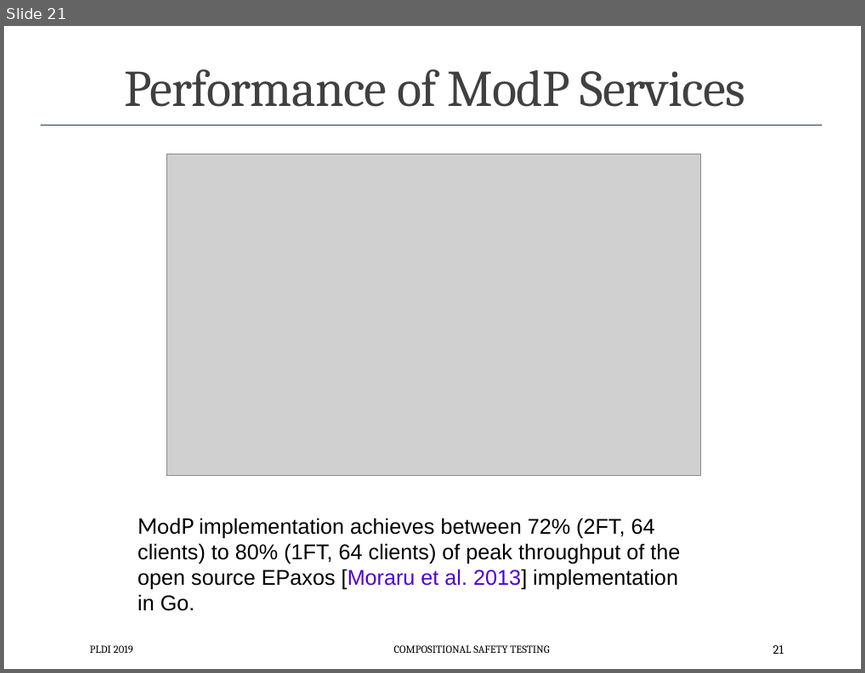
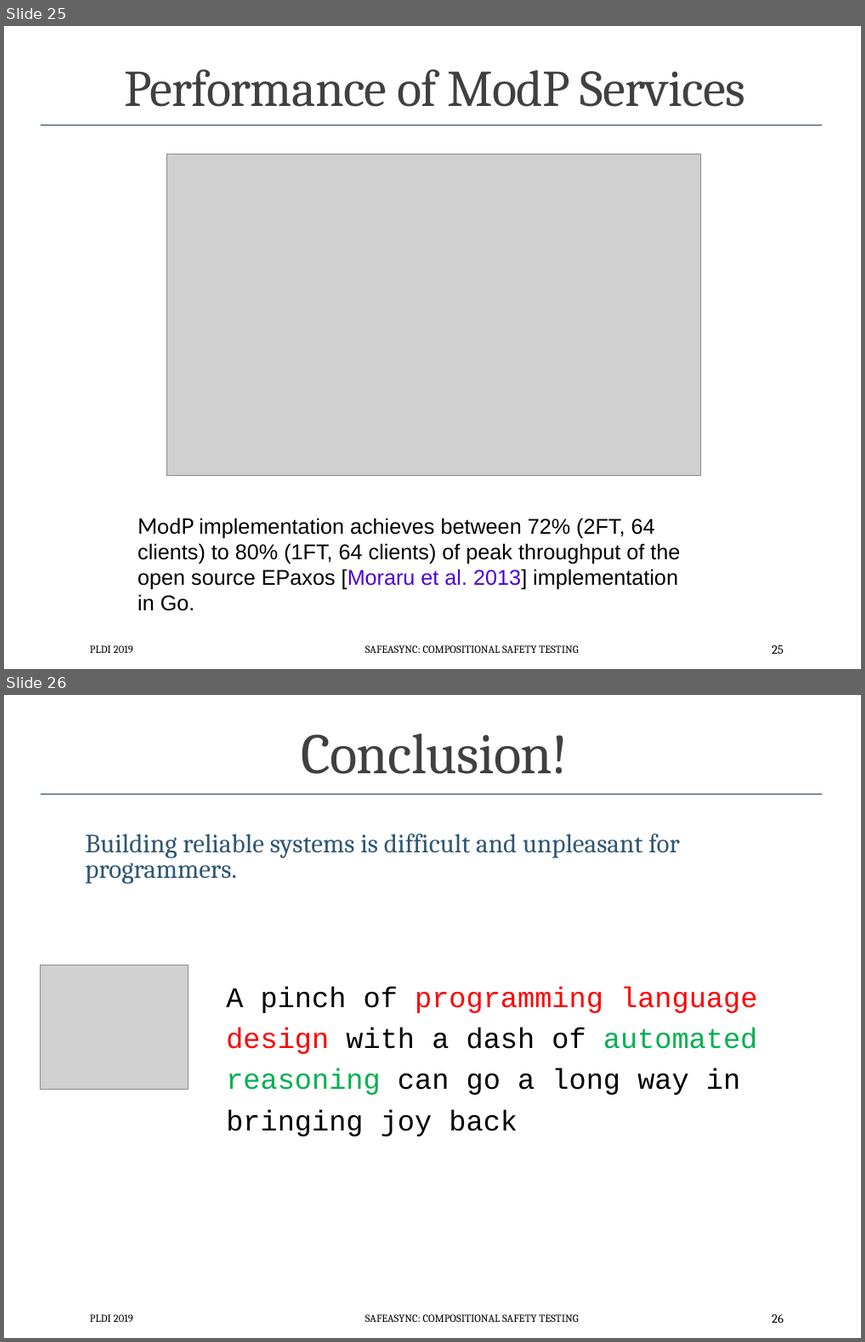
Before and after one commit to p-org/plditutorial, a slide deck: Presentations/CompositionalSafetyTesting.pptx. Shown one above the other, each under a label of ours: slide 21 before the commit, slides 25 and 26 after it. The pictures are 865x673 and 865x1342 pixels, drawn with LibreOffice and Linux fonts; fonts in the diff are those of the drawing; grey boxes stand for pictures. Boxes give left, top, right and bottom in pixels: in the first picture for what was removed or moved away, otherwise in the second. Text is boxed around its words. In the diff, an @@ line names an element or a change of style, - is before the commit and + after.

Commit message:
fixed the CompositionalSafetyTesting

```diff
--- a/Presentations/CompositionalSafetyTesting.pptx
+++ b/Presentations/CompositionalSafetyTesting.pptx
@@ slide 26 added at [4, 695, 861, 1338], background #FFFFFF; not listed: 2 template elements that a slide beside it also shows @@
@@ title added at [301, 733, 568, 774], 48 pt, text #404040 @@
+Conclusion!
@@ text added at [85, 834, 680, 884], 22.2 pt, text #2F5674 @@
+Building reliable systems is difficult and unpleasant for programmers.
@@ picture added at [40, 965, 188, 1089] @@
@@ text added at [226, 986, 758, 1136], 24 pt, text #000000 @@
+A pinch of programming language design with a dash of automated reasoning can go a long way in bringing joy back
@@ text added at [90, 1314, 133, 1321], 9 pt, text #000000 @@
+PLDI 2019
@@ text added at [365, 1314, 578, 1321], 9 pt, text #000000 @@
+SAFEASYNC: COMPOSITIONAL SAFETY TESTING
@@ page number added at [772, 1314, 783, 1322], 10.5 pt, text #000000 @@
+26
@@ what was slide 21 is now slide 25 @@
@@ slide 25 changed as well @@
@@ text at [365, 645, 578, 652]: text changed @@
-COMPOSITIONAL SAFETY TESTING
+SAFEASYNC: COMPOSITIONAL SAFETY TESTING
@@ page number at [772, 645, 783, 653]: text changed @@
-21
+25
```
Also in this commit, not shown: 19 other slides changed, 4 other slides added.
